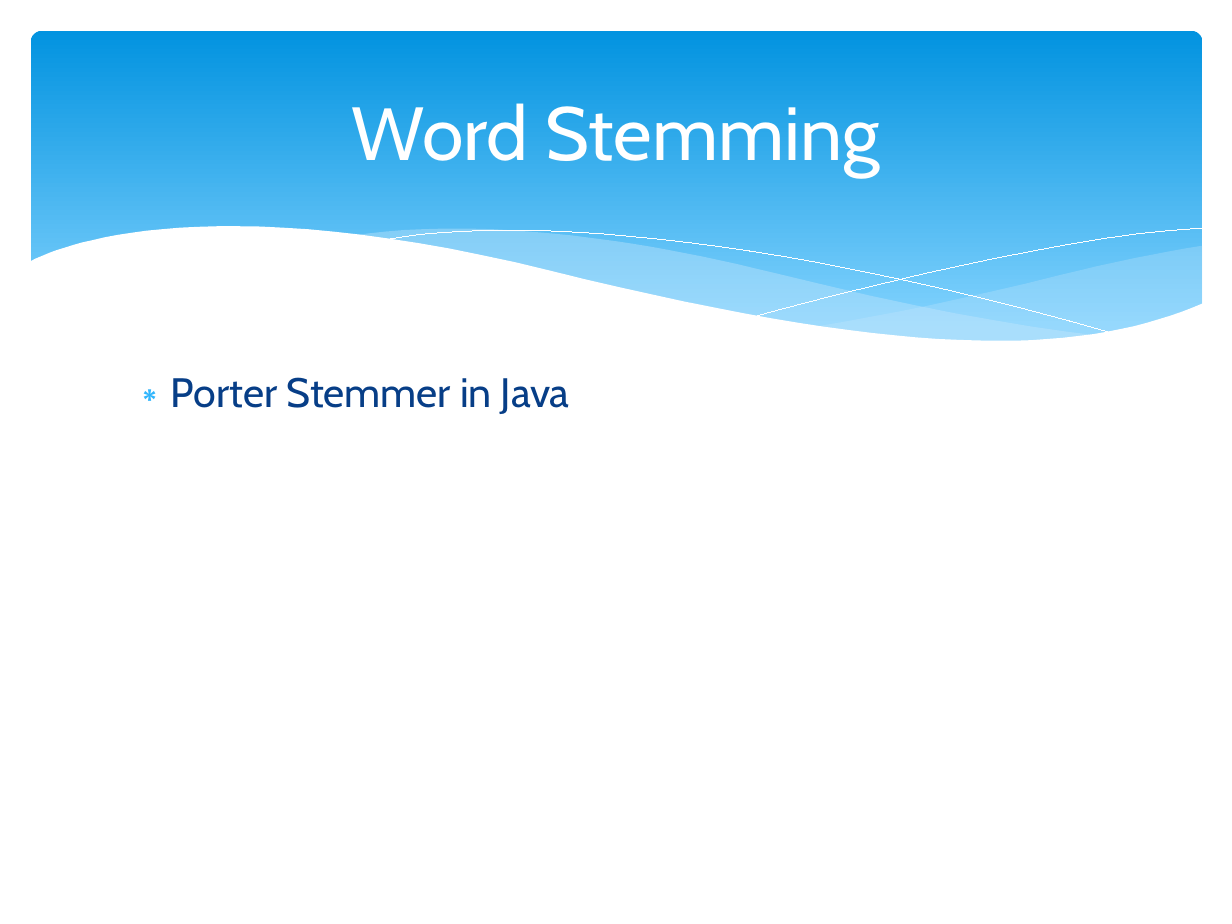
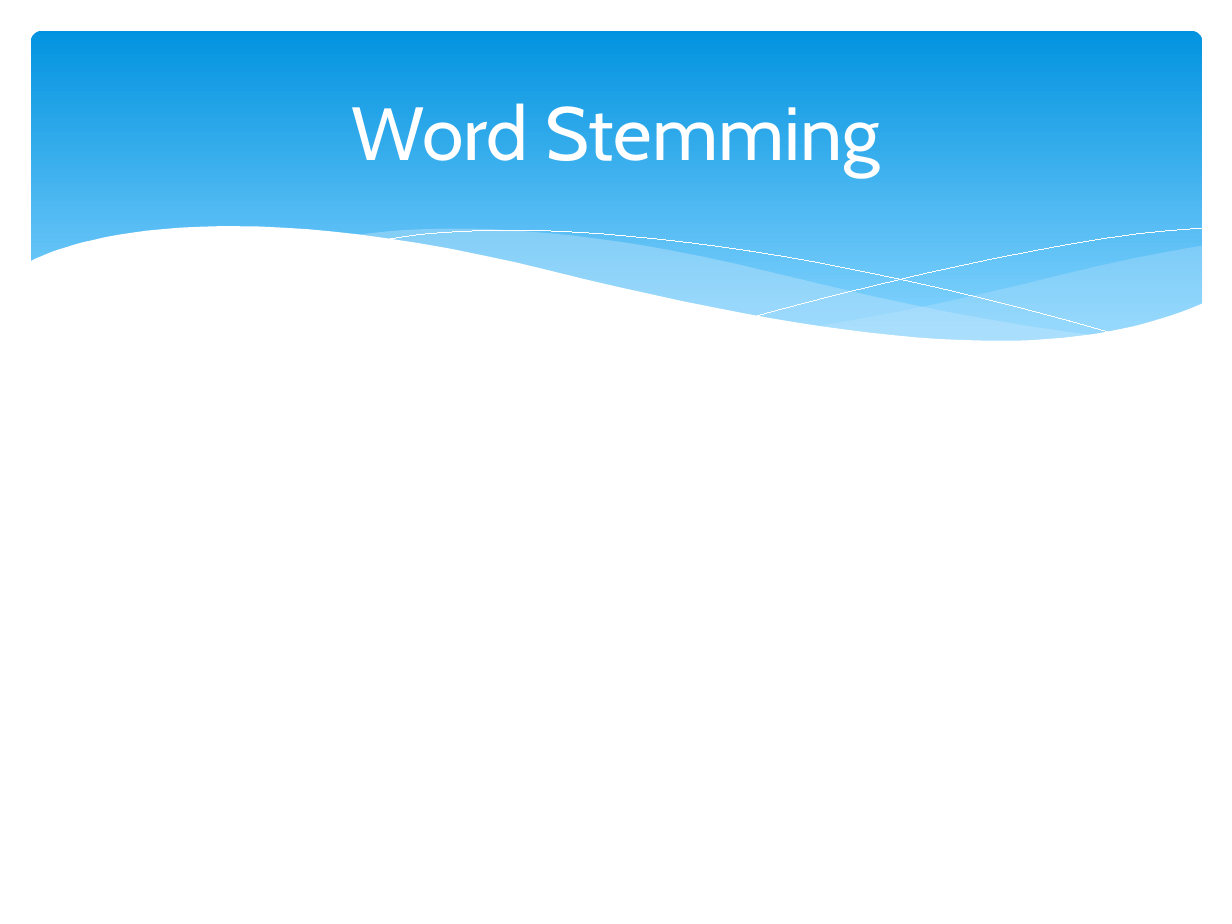
Before and after one commit to Mletter1/Challenge1, a slide deck: slide 4 of Presentation.pptx (slide 5 before the commit). Drawn at 1232x924 pixels with LibreOffice and Linux fonts; fonts in the diff are those of the drawing. Boxes give left, top, right and bottom in pixels: in the first picture for what was removed or moved away, otherwise in the second. Text is boxed around its words. In the diff, an @@ line names an element or a change of style, - is before the commit and + after.

```diff
--- a/Presentation.pptx
+++ b/Presentation.pptx
@@ text removed at (171,377,570,414) @@
-∗ Porter Stemmer in Java
```
Also in this commit, not shown: 3 other slides changed, 1 slide added, 2 slides removed, 1 other file.
